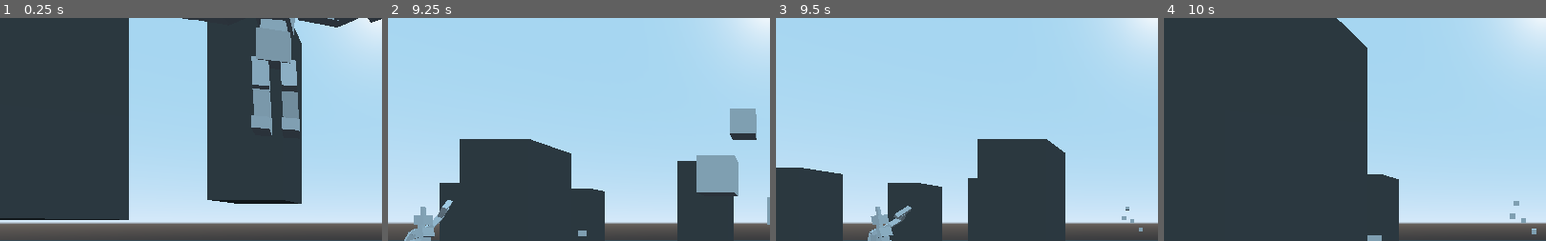
Above: before the commit, frames 1-4 (left to right).
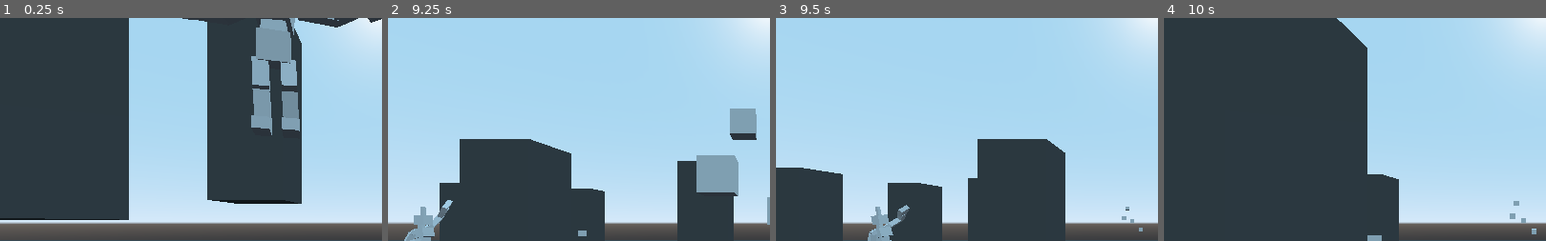
Above: after the commit, the same moments.

Repository: Schonn/GodotActiveRagdoll
Game: Godot game, scene res://Environments/BaseWorld.tscn
Same seed, same stepped clock (60 frames per second), same inputs: the game is played once before the commit and once after it.
Inputs (mouse positions are % of the whole screen's width and height, from its top left):
- Up to frame 1 (0.25 s): no input
- Up to frame 2 (9.25 s): move the mouse to (72, 45) at 0.52 s; hold D (gred_straferight) 0.53-1.28 s; hold Right mouse button (gred_playerpickup) 0.53-1.28 s; move the mouse to (30, 55) at 1.27 s; hold S (gred_backwards) 1.28-2.03 s; click (30, 55) at 1.35 s; move the mouse to (60, 28) at 2.02 s; hold D (gred_straferight) 2.03-2.78 s; hold Right mouse button (gred_playerpickup) 2.03-2.78 s; move the mouse to (45, 70) at 2.77 s; hold W (gred_forwards) 2.78-3.53 s; click (45, 70) at 2.85 s; move the mouse to (80, 65) at 3.52 s; hold Right mouse button (gred_playerpickup) 3.53-4.28 s; hold A (gred_strafeleft) 3.53-5.03 s; move the mouse to (20, 35) at 4.27 s; click (20, 35) at 4.35 s; move the mouse to (55, 50) at 5.02 s; hold S (gred_backwards) 5.03-5.78 s; hold Right mouse button (gred_playerpickup) 5.03-5.78 s; move the mouse to (35, 25) at 5.77 s; hold D (gred_straferight) 5.78-6.53 s; click (35, 25) at 5.85 s; move the mouse to (72, 45) at 6.52 s; hold W (gred_forwards) 6.53-7.28 s; hold Right mouse button (gred_playerpickup) 6.53-7.28 s; move the mouse to (30, 55) at 7.27 s; hold D (gred_straferight) 7.28-8.03 s; click (30, 55) at 7.35 s; move the mouse to (60, 28) at 8.02 s; hold S (gred_backwards) 8.03-8.78 s; hold Right mouse button (gred_playerpickup) 8.03-8.78 s; move the mouse to (45, 70) at 8.77 s; hold A (gred_strafeleft) from 8.78 s (still down); click (45, 70) at 8.85 s
- Up to frame 3 (9.5 s): keep holding A (gred_strafeleft)
- Up to frame 4 (10 s): move the mouse to (80, 65) at 9.52 s; release A (gred_strafeleft) at 9.53 s; hold W (gred_forwards) from 9.53 s (still down); hold Right mouse button (gred_playerpickup) from 9.53 s (still down)
The pictures show only the part of the screen within x 0-50%, y 4-54%; the shares and areas given below are measured in that part.

Frames 1-2 are identical in both runs. In frame 3, less than 0.1% of the frame differs, in the area x 30-36%, y 83-91%; in frame 4, nothing differs.
Error in both runs: Invalid call to function 'project_position' in base 'Camera'. Expected 2 arguments. (res://Objects/Characters/Player/Player.gd:37)

Commit message:
added optimisations

Diff:
--- a/charactersim/Objects/Characters/BaseCharacter/baseCharacterScript.gd
+++ b/charactersim/Objects/Characters/BaseCharacter/baseCharacterScript.gd
@@ -136,7 +136,7 @@
 	#node for comparing distances between this object and others
 	self.targetDistanceReference = self.get_node("Pelvis")
 	self.targetDistanceMaxCloseness = 8
-	self.targetDistanceLimit = 20
+	self.targetDistanceLimit = 50
 
 	#obstacle avoidance
 	self.blockedReverseTimeMax = 200
@@ -370,8 +370,7 @@
 												],
 								"meshSwapWave":[
 													["meshSwapType","specificMesh"],
-													["specificMeshObject",self.get_node("HandLeft/meshes_default/mesh_wave")],
-													["specificMeshDisplayTimeMax",400]
+													["specificMeshObject",self.get_node("HandLeft/meshes_default/mesh_wave")]
 												]
 								}
 
@@ -437,6 +436,9 @@
 											],
 											[
 												"walkNormal",self.get_node("HandLeftHelper"),500,quickActionLoadouts["walkNormalLimbs"]
+											],
+											[
+												"walkNormal",self.get_node("HandLeft/meshes_default"),500,quickActionLoadouts["meshSwapAttach"]
 											]
 										],
 										[ #random variant 1 of action
@@ -451,6 +453,9 @@
 											],
 											[
 												"walkStrafeLeft",self.get_node("HandLeftHelper"),500,quickActionLoadouts["walkStrafeLeftLimbs"]
+											],
+											[
+												"walkStrafeLeft",self.get_node("HandLeft/meshes_default"),500,quickActionLoadouts["meshSwapAttach"]
 											]
 										],
 										[ #random variant 2 of action
@@ -465,6 +470,9 @@
 											],
 											[
 												"walkStrafeRight",self.get_node("HandLeftHelper"),500,quickActionLoadouts["walkStrafeRightLimbs"]
+											],
+											[
+												"walkStrafeRight",self.get_node("HandLeft/meshes_default"),500,quickActionLoadouts["meshSwapAttach"]
 											]
 										]
 									]
@@ -487,6 +495,9 @@
 											],
 											[
 												"standIdle",self.get_node("HandLeftHelper"),500,quickActionLoadouts["standIdleLimbs"]
+											],
+											[
+												"standIdle",self.get_node("HandLeft/meshes_default"),500,quickActionLoadouts["meshSwapAttach"]
 											]
 										]
 									]
